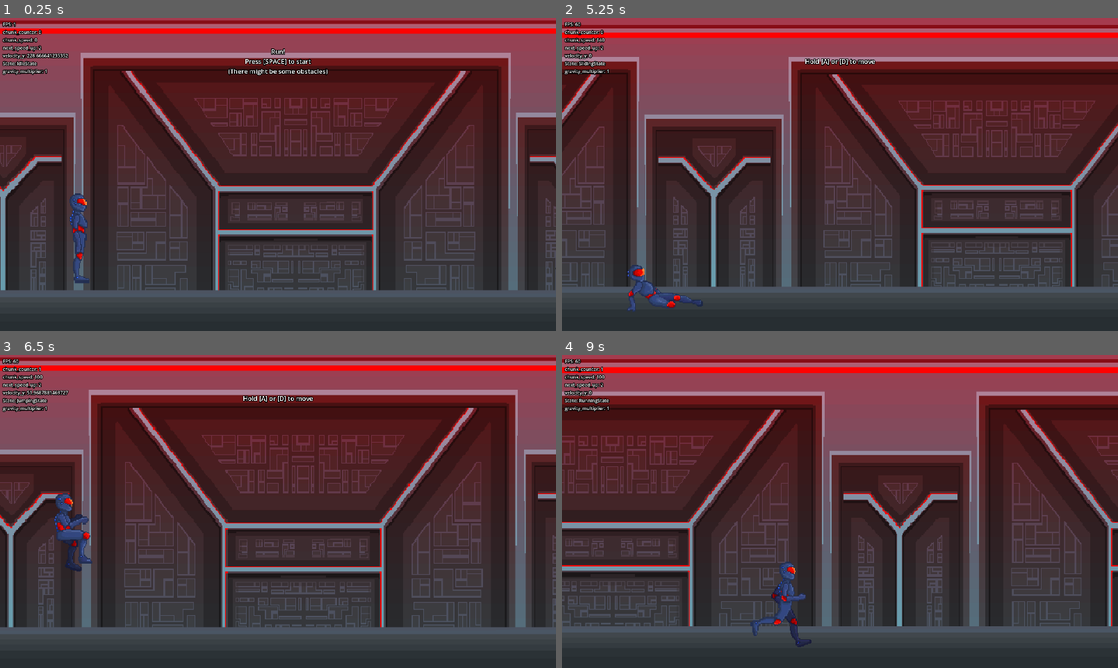
Above: before the commit, frames 1-4 (two rows, left to right).
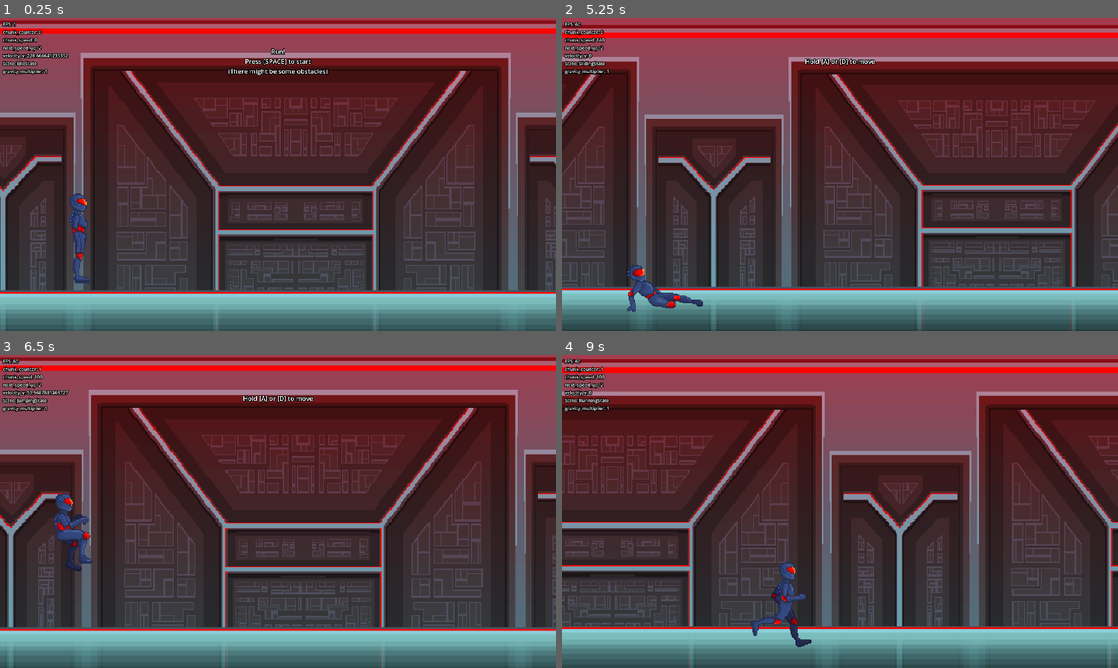
Above: after the commit, the same moments.

Repository: takanazwa5/dsw-jam-2025
Game: Godot game, scene res://main.tscn
Same seed, same stepped clock (60 frames per second), same inputs: the game is played once before the commit and once after it. The engine's default icon, where the game draws it, is replaced by a stand-in: a white triangle on a blue panel in a dark square.
Inputs (mouse positions are in pixels of both pictures, inside the frame that each line leads up to):
- Up to frame 1 (0.25 s): no input
- Up to frame 2 (5.25 s): tap Space (jump) at 0.5, 0.77, 1.52, 3.02, 3.77, 4.52 s; move the mouse to (962, 158) at 0.52 s; hold S (slide) 0.53-1.28 s; hold D (walk_right) 0.53-2.03 s; click (962, 158) at 0.67 s; move the mouse to (728, 190) at 1.27 s; tap S (slide) at 1.35, 2.85, 4.35 s; move the mouse to (895, 105) at 2.02 s; hold A (walk_left) 2.03-2.78 s; hold S (slide) 2.03-2.78 s; move the mouse to (812, 237) at 2.77 s; hold D (walk_right) 2.78-4.28 s; click (812, 237) at 2.92 s; move the mouse to (1006, 221) at 3.52 s; hold S (slide) 3.53-4.28 s; move the mouse to (673, 127) at 4.27 s; hold A (walk_left) 4.28-5.03 s; move the mouse to (867, 174) at 5.02 s; hold D (walk_right) from 5.03 s (still down); hold S (slide) from 5.03 s (still down); click (867, 174) at 5.17 s
- Up to frame 3 (6.5 s): move the mouse to (194, 433) at 5.77 s; release D (walk_right) at 5.78 s; release S (slide) at 5.78 s; hold A (walk_left) from 5.78 s (still down); tap S (slide) at 5.85 s; tap Space (jump) at 6.02 s
- Up to frame 4 (9 s): move the mouse to (962, 495) at 6.52 s; hold S (slide) 6.53-7.28 s; tap Space (jump) at 6.77, 7.52 s; move the mouse to (728, 527) at 7.27 s; release A (walk_left) at 7.28 s; hold D (walk_right) from 7.28 s (still down); tap S (slide) at 7.35, 8.85 s; click (728, 527) at 7.42 s; move the mouse to (895, 442) at 8.02 s; hold S (slide) 8.03-8.78 s; move the mouse to (812, 574) at 8.77 s

The runs differ from the first frame. In frame 1, 12% of the frame differs, in the area x 0-100%, y 87-100%; in frame 2, 12%; in frame 3, 12%; in frame 4, 13%, in the area x 0-100%, y 86-100%.

Commit message:
Update XD

Diff:
--- a/features/chunk/chunk.gd
+++ b/features/chunk/chunk.gd
@@ -6,7 +6,7 @@
 
 @onready var player_ref : CharacterBody2D = %PlayerRef
 @onready var vosn : VisibleOnScreenNotifier2D = %VOSN
-@onready var obstacles : Array[Area2D] = [%Obstacle, %BigObstacle, %LongObstacle]
+@onready var obstacles : Array[Area2D] = [%SmallObstacle, %BigObstacle, %VentObstacle]
 
 
 func _ready() -> void:
@@ -15,15 +15,7 @@
 	vosn.screen_exited.connect(_on_vosn_screen_exited)
 
 	var obstacle : Area2D
-	await get_tree().create_timer(0.1).timeout # JAPIERDOLE XDDD
-	if Main.level is Level and Main.level.chunk_speed >= 220:
-
-		obstacle = obstacles.pick_random()
-
-	else:
-
-		obstacle = obstacles[0]
-
+	obstacle = obstacles.pick_random()
 	obstacle.body_entered.connect(_on_obstacle_body_entered)
 	obstacle.visible = true if Main.tutorials_completed else false
 	obstacle.monitoring = obstacle.visible
--- a/features/chunk/chunk.tscn
+++ b/features/chunk/chunk.tscn
@@ -1,27 +1,87 @@
-[gd_scene load_steps=12 format=3 uid="uid://d2rle0tbttd7q"]
+[gd_scene load_steps=21 format=3 uid="uid://d2rle0tbttd7q"]
 
 [ext_resource type="Script" path="res://features/chunk/chunk.gd" id="1_5gbg4"]
-[ext_resource type="Texture2D" uid="uid://h2gmwv7b5uf2" path="res://icon.svg" id="1_ercl0"]
 [ext_resource type="Texture2D" uid="uid://bh523pdefpj60" path="res://features/chunk/background_1.png" id="2_6y5wj"]
 [ext_resource type="PackedScene" uid="uid://bs28liwog0cif" path="res://features/player/player.tscn" id="3_ex4in"]
+[ext_resource type="Texture2D" uid="uid://cg85xqrb3tjkg" path="res://features/chunk/floor.png" id="3_hmnt7"]
+[ext_resource type="Texture2D" uid="uid://c5v7iqnom67dt" path="res://features/chunk/vent.png" id="4_iyqme"]
+[ext_resource type="Texture2D" uid="uid://50ukbn3i8rvc" path="res://features/chunk/big_cube.png" id="5_rahjr"]
+[ext_resource type="Texture2D" uid="uid://cbn32cwb2pidh" path="res://features/chunk/small_cube.png" id="6_uwt2j"]
 
 [sub_resource type="RectangleShape2D" id="RectangleShape2D_iicn6"]
 size = Vector2(640, 25)
 
-[sub_resource type="PlaceholderTexture2D" id="PlaceholderTexture2D_kaeil"]
-size = Vector2(70, 20)
+[sub_resource type="AtlasTexture" id="AtlasTexture_6n1kk"]
+atlas = ExtResource("4_iyqme")
+region = Rect2(0, 0, 92, 56)
+
+[sub_resource type="AtlasTexture" id="AtlasTexture_nswvl"]
+atlas = ExtResource("4_iyqme")
+region = Rect2(93, 0, 92, 56)
+
+[sub_resource type="SpriteFrames" id="SpriteFrames_qbdp5"]
+animations = [{
+"frames": [{
+"duration": 1.0,
+"texture": SubResource("AtlasTexture_6n1kk")
+}, {
+"duration": 1.0,
+"texture": SubResource("AtlasTexture_nswvl")
+}],
+"loop": true,
+"name": &"default",
+"speed": 10.0
+}]
 
 [sub_resource type="RectangleShape2D" id="RectangleShape2D_h48f4"]
 size = Vector2(70, 20)
 
-[sub_resource type="PlaceholderTexture2D" id="PlaceholderTexture2D_f6k0x"]
-size = Vector2(50, 50)
+[sub_resource type="AtlasTexture" id="AtlasTexture_dt2or"]
+atlas = ExtResource("5_rahjr")
+region = Rect2(0, 0, 63, 68)
+
+[sub_resource type="AtlasTexture" id="AtlasTexture_j3oca"]
+atlas = ExtResource("5_rahjr")
+region = Rect2(63, 0, 63, 68)
+
+[sub_resource type="SpriteFrames" id="SpriteFrames_hi7hb"]
+animations = [{
+"frames": [{
+"duration": 1.0,
+"texture": SubResource("AtlasTexture_dt2or")
+}, {
+"duration": 1.0,
+"texture": SubResource("AtlasTexture_j3oca")
+}],
+"loop": true,
+"name": &"default",
+"speed": 10.0
+}]
 
 [sub_resource type="RectangleShape2D" id="RectangleShape2D_d8f64"]
 size = Vector2(50, 50)
 
-[sub_resource type="PlaceholderTexture2D" id="PlaceholderTexture2D_w6jvb"]
-size = Vector2(25, 25)
+[sub_resource type="AtlasTexture" id="AtlasTexture_hn0vb"]
+atlas = ExtResource("6_uwt2j")
+region = Rect2(0, 0, 35, 36)
+
+[sub_resource type="AtlasTexture" id="AtlasTexture_vhkdy"]
+atlas = ExtResource("6_uwt2j")
+region = Rect2(36, 0, 35, 36)
+
+[sub_resource type="SpriteFrames" id="SpriteFrames_d1vne"]
+animations = [{
+"frames": [{
+"duration": 1.0,
+"texture": SubResource("AtlasTexture_hn0vb")
+}, {
+"duration": 1.0,
+"texture": SubResource("AtlasTexture_vhkdy")
+}],
+"loop": true,
+"name": &"default",
+"speed": 10.0
+}]
 
 [sub_resource type="RectangleShape2D" id="RectangleShape2D_ko6cj"]
 size = Vector2(25, 25)
@@ -35,10 +95,8 @@
 texture = ExtResource("2_6y5wj")
 
 [node name="Floor" type="Sprite2D" parent="."]
-visible = false
 position = Vector2(320, -25)
-scale = Vector2(5, 0.390625)
-texture = ExtResource("1_ercl0")
+texture = ExtResource("3_hmnt7")
 
 [node name="CollisionShape2D" type="CollisionShape2D" parent="."]
 position = Vector2(320, -12.5)
@@ -48,16 +106,18 @@
 unique_name_in_owner = true
 rect = Rect2(0, -50, 640, 50)
 
-[node name="LongObstacle" type="Area2D" parent="."]
+[node name="VentObstacle" type="Area2D" parent="."]
 unique_name_in_owner = true
 visible = false
 position = Vector2(502, -35)
 monitoring = false
 
-[node name="Sprite2D" type="Sprite2D" parent="LongObstacle"]
-texture = SubResource("PlaceholderTexture2D_kaeil")
+[node name="Sprite2D" type="AnimatedSprite2D" parent="VentObstacle"]
+sprite_frames = SubResource("SpriteFrames_qbdp5")
+autoplay = "default"
+frame_progress = 0.724248
 
-[node name="CollisionShape2D" type="CollisionShape2D" parent="LongObstacle"]
+[node name="CollisionShape2D" type="CollisionShape2D" parent="VentObstacle"]
 shape = SubResource("RectangleShape2D_h48f4")
 
 [node name="BigObstacle" type="Area2D" parent="."]
@@ -66,22 +126,26 @@
 position = Vector2(502, -50)
 monitoring = false
 
-[node name="Sprite2D" type="Sprite2D" parent="BigObstacle"]
-texture = SubResource("PlaceholderTexture2D_f6k0x")
+[node name="Sprite2D" type="AnimatedSprite2D" parent="BigObstacle"]
+sprite_frames = SubResource("SpriteFrames_hi7hb")
+autoplay = "default"
+frame_progress = 0.873803
 
 [node name="CollisionShape2D" type="CollisionShape2D" parent="BigObstacle"]
 shape = SubResource("RectangleShape2D_d8f64")
 
-[node name="Obstacle" type="Area2D" parent="."]
+[node name="SmallObstacle" type="Area2D" parent="."]
 unique_name_in_owner = true
 visible = false
 position = Vector2(502, -38)
 monitoring = false
 
-[node name="Sprite2D" type="Sprite2D" parent="Obstacle"]
-texture = SubResource("PlaceholderTexture2D_w6jvb")
+[node name="Sprite2D" type="AnimatedSprite2D" parent="SmallObstacle"]
+sprite_frames = SubResource("SpriteFrames_d1vne")
+autoplay = "default"
+frame_progress = 0.0943284
 
-[node name="CollisionShape2D" type="CollisionShape2D" parent="Obstacle"]
+[node name="CollisionShape2D" type="CollisionShape2D" parent="SmallObstacle"]
 shape = SubResource("RectangleShape2D_ko6cj")
 
 [node name="PlayerRef" parent="." instance=ExtResource("3_ex4in")]
Binary file added: features/chunk/big_cube.png
Not shown, added: features/chunk/big_cube.png.import
Binary file added: features/chunk/cables.png
Not shown, added: features/chunk/cables.png.import
Binary file added: features/chunk/floor.png
Not shown, added: features/chunk/floor.png.import
Binary file added: features/chunk/orb.png
Not shown, added: features/chunk/orb.png.import
Binary file added: features/chunk/small_cube.png
Not shown, added: features/chunk/small_cube.png.import
Binary file added: features/chunk/vent.png
Not shown, added: features/chunk/vent.png.import
